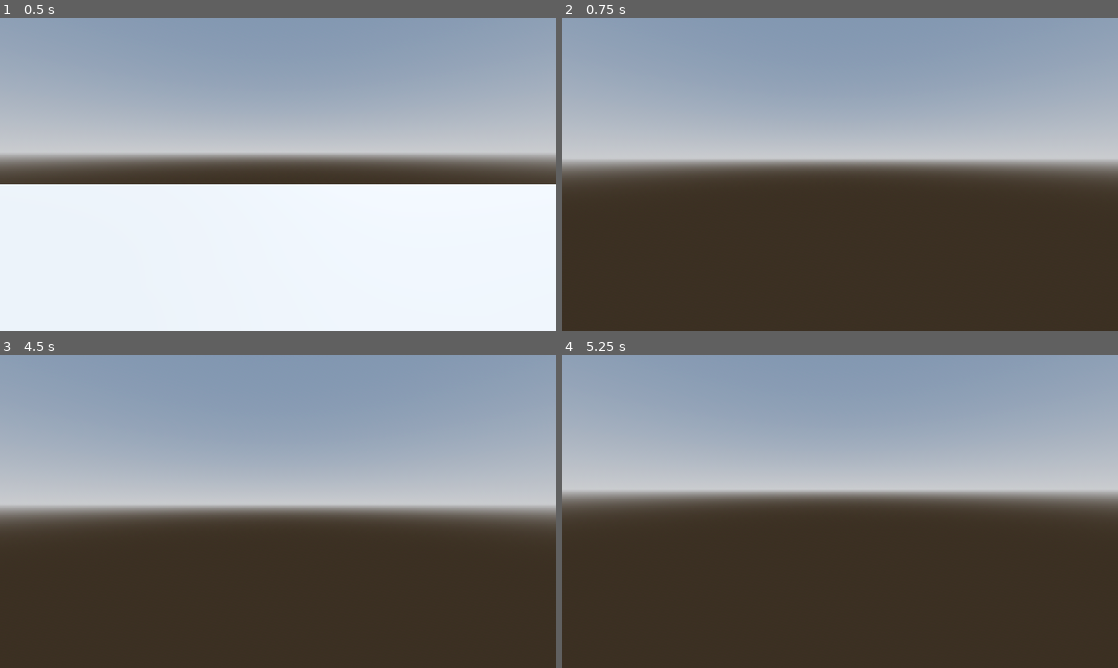
Above: before the commit, frames 1-4 (two rows, left to right).
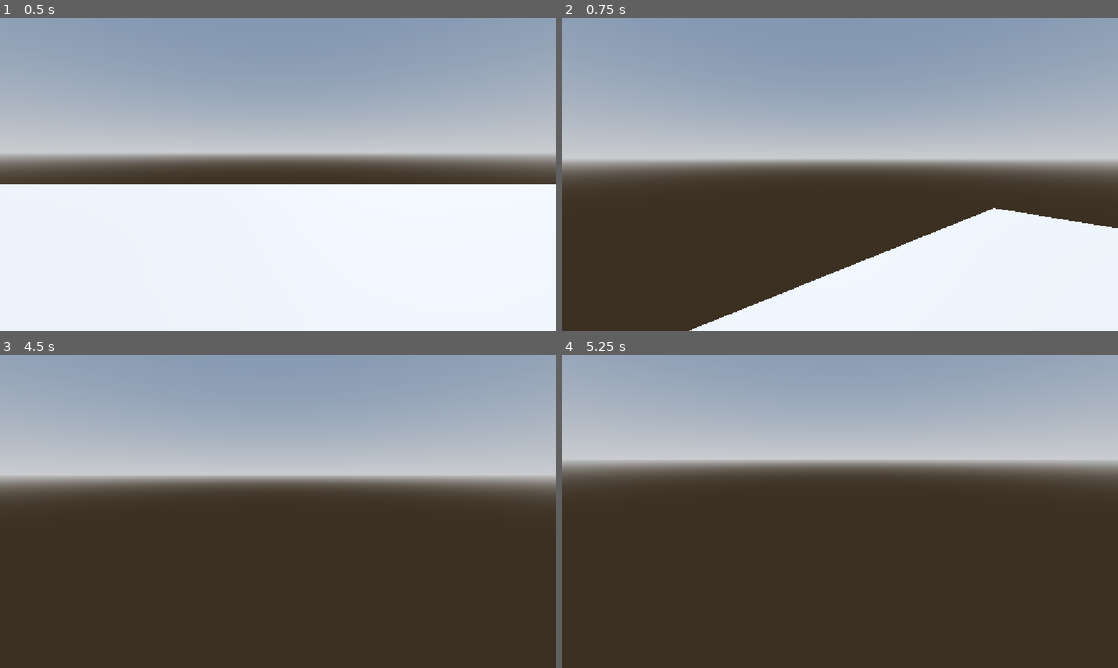
Above: after the commit, the same moments.

Repository: Divya-Darshan/techno-dungeon
Game: Godot game, scene res://main.tscn
Same seed, same stepped clock (60 frames per second), same inputs: the game is played once before the commit and once after it.
Inputs (mouse positions are in pixels of both pictures, inside the frame that each line leads up to):
- Up to frame 1 (0.5 s): no input
- Up to frame 2 (0.75 s): tap Enter (ui_accept) at 0.5 s; move the mouse to (867, 174) at 0.52 s; hold Up (ui_up) from 0.53 s (still down); hold Alt from 0.53 s (still down); click (867, 174) at 0.67 s
- Up to frame 3 (4.5 s): keep holding Up (ui_up); tap Enter (ui_accept) at 0.77, 1.52, 2, 2.75, 3.02, 3.5, 3.77, 4.25 s; move the mouse to (250, 511) at 1.27 s; release Alt at 1.28 s; tap Shift at 1.35 s; click (250, 511) at 1.42 s; move the mouse to (289, 505) at 2.02 s; hold Ctrl 2.03-2.78 s; click (289, 505) at 2.17 s; move the mouse to (272, 517) at 2.77 s; tap Alt at 2.85 s; click (272, 517) at 2.92 s; move the mouse to (316, 514) at 3.52 s; hold Shift 3.53-4.28 s; click (316, 514) at 3.67 s; tap Escape (ui_cancel) at 4.15 s; move the mouse to (233, 508) at 4.27 s; tap Ctrl at 4.35 s; click (233, 508) at 4.42 s
- Up to frame 4 (5.25 s): keep holding Up (ui_up); tap Enter (ui_accept) at 4.52, 5 s; move the mouse to (845, 511) at 5.02 s; hold Alt from 5.03 s (still down); click (845, 511) at 5.17 s

Frame 1 is identical in both runs. In frame 2, 19% of the frame differs, in the area x 22-100%, y 60-100%; in frame 3, 17%; in frame 4, 18%.

Commit message:
esc to cursor

Diff:
--- a/player/player.gd
+++ b/player/player.gd
@@ -1,9 +1,9 @@
 extends CharacterBody3D
 
+const SPEED = 20.0
+const JUMP_VELOCITY = 10.5
+const CAMERA_SENSE = 0.01
 
-const SPEED = 20.0
-const JUMP_VELOCITY = 150.5
-const SENSE = 0.01
 @onready var Head: Node3D = $Node3D
 @onready var camera: Camera3D = $Node3D/Camera3D
 
@@ -11,26 +11,39 @@
 func _ready() -> void:
 	Input.set_mouse_mode(Input.MOUSE_MODE_CAPTURED)
 
+
 func _unhandled_input(event: InputEvent) -> void:
-	if event is InputEventMouseMotion:
-		Head.rotate_y(-event.relative.x * SENSE )
-		camera.rotate_x(-event.relative.y * SENSE)
+	# Release cursor on Escape
+	if event.is_action_pressed("ui_cancel"):
+		Input.set_mouse_mode(Input.MOUSE_MODE_VISIBLE)
+
+	# Mouse look only when captured
+	if event is InputEventMouseMotion and Input.get_mouse_mode() == Input.MOUSE_MODE_CAPTURED:
+		Head.rotate_y(-event.relative.x * CAMERA_SENSE)
+		camera.rotate_x(-event.relative.y * CAMERA_SENSE)
 		camera.rotation.x = clamp(camera.rotation.x, deg_to_rad(-60), deg_to_rad(100))
 
+
+func _input(event: InputEvent) -> void:
+	# Re-capture cursor on mouse click
+	if event is InputEventMouseButton and event.pressed:
+		Input.set_mouse_mode(Input.MOUSE_MODE_CAPTURED)
+
+
 func _physics_process(delta: float) -> void:
-	# Add the gravity.
+	# Gravity
 	if not is_on_floor():
 		velocity += get_gravity() * delta
 
-	# Handle jump.
+	# Jump
 	if Input.is_action_just_pressed("ui_accept") and is_on_floor():
 		velocity.y = JUMP_VELOCITY
 
-	# Get the input direction and handle the movement/deceleration.
-	# As good practice, you should replace UI actions with custom gameplay actions.
+	# Movement input
 	var input_dir := Input.get_vector("ui_left", "ui_right", "ui_up", "ui_down")
 	var direction := (transform.basis * Vector3(input_dir.x, 0, input_dir.y)).normalized()
-	if direction:
+
+	if direction != Vector3.ZERO:
 		velocity.x = direction.x * SPEED
 		velocity.z = direction.z * SPEED
 	else:
